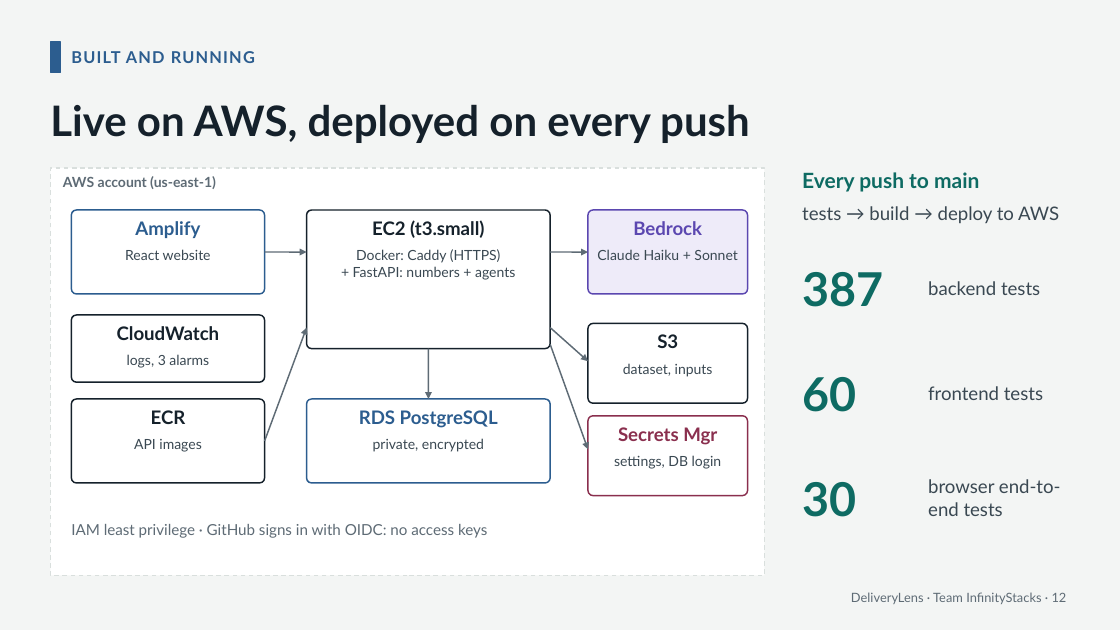
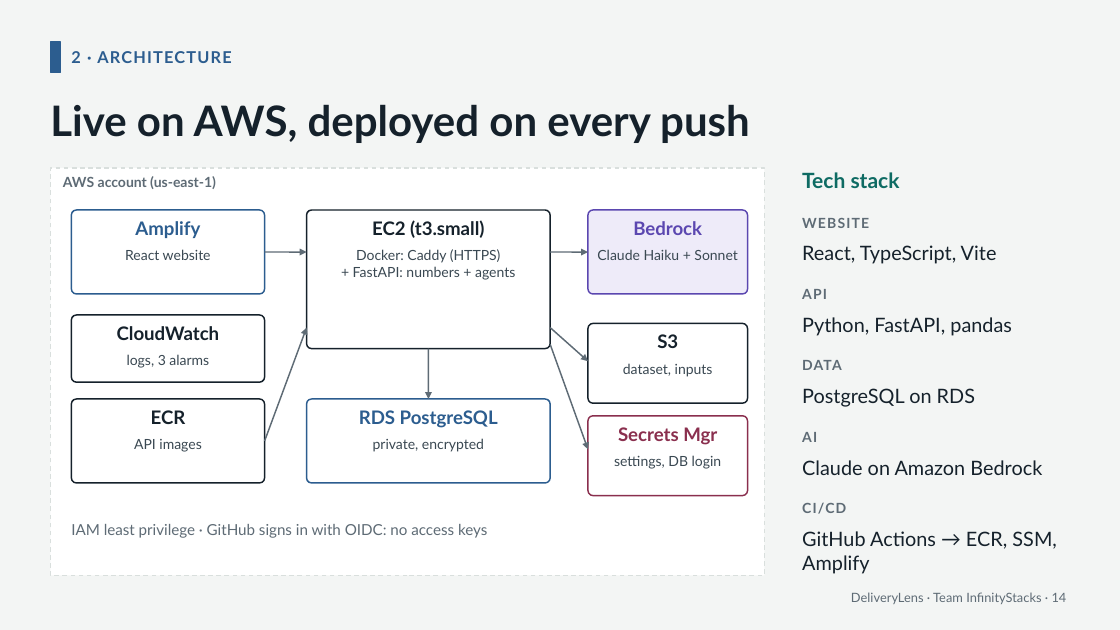
Before and after one commit to saimuthiki/halcyon-deliverylens, a slide deck: slide 14 of deck/DeliveryLens-pitch.pptx (slide 12 before the commit). Drawn at 1120x630 pixels with LibreOffice and Linux fonts; fonts in the diff are those of the drawing. Boxes give left, top, right and bottom in pixels: in the first picture for what was removed or moved away, otherwise in the second. Text is boxed around its words. In the diff, an @@ line names an element or a change of style, - is before the commit and + after.

```diff
--- a/deck/DeliveryLens-pitch.pptx
+++ b/deck/DeliveryLens-pitch.pptx
@@ text at [71, 51, 231, 63]: text changed @@
-BUILT AND RUNNING
+2 · ARCHITECTURE
@@ text at [802, 172, 900, 188]: text changed @@
-Every push to main
+Tech stack
@@ text at [802, 218, 869, 228]: text changed; size 16 to 12 pt; text colour #3A4852 to #5E6B75; bold on @@
-tests → build → deploy to AWS
+WEBSITE
@@ vertical alignment middle to top in 3 elements at [802, 289, 827, 299], [802, 360, 842, 370], [802, 245, 997, 264] @@
@@ text at [802, 245, 997, 264]: text changed; size 40 to 17 pt; text colour #0E6B63 to #15212B; bold off @@
-387
+React, TypeScript, Vite
@@ text at [802, 289, 827, 299]: text changed; size 16 to 12 pt; text colour #3A4852 to #5E6B75; bold on @@
-backend tests
+API
@@ text added at [802, 317, 1012, 336], 17 pt, text #15212B @@
+Python, FastAPI, pandas
@@ text at [802, 360, 842, 370]: text changed; size 16 to 12 pt; text colour #3A4852 to #5E6B75; bold on @@
-frontend tests
+DATA
@@ text removed at [802, 377, 856, 412] @@
-60
@@ text added at [802, 388, 975, 407], 17 pt, text #15212B @@
+PostgreSQL on RDS
@@ text added at [802, 432, 817, 442], 12 pt, text #5E6B75, bold @@
+AI
@@ text added at [802, 460, 1042, 475], 17 pt, text #15212B @@
+Claude on Amazon Bedrock
@@ text removed at [928, 479, 1061, 516] @@
-browser end-to-end tests
@@ text removed at [802, 482, 856, 517] @@
-30
@@ text added at [802, 502, 846, 514], 12 pt, text #5E6B75, bold @@
+CI/CD
@@ text added at [802, 531, 1056, 574], 17 pt, text #15212B @@
+GitHub Actions → ECR, SSM, Amplify
@@ text at [851, 592, 1067, 604]: text changed @@
-DeliveryLens · Team InfinityStacks · 12
+DeliveryLens · Team InfinityStacks · 14
```
Also in this commit, not shown: 13 other slides changed, 13 slides added, 4 other files.
